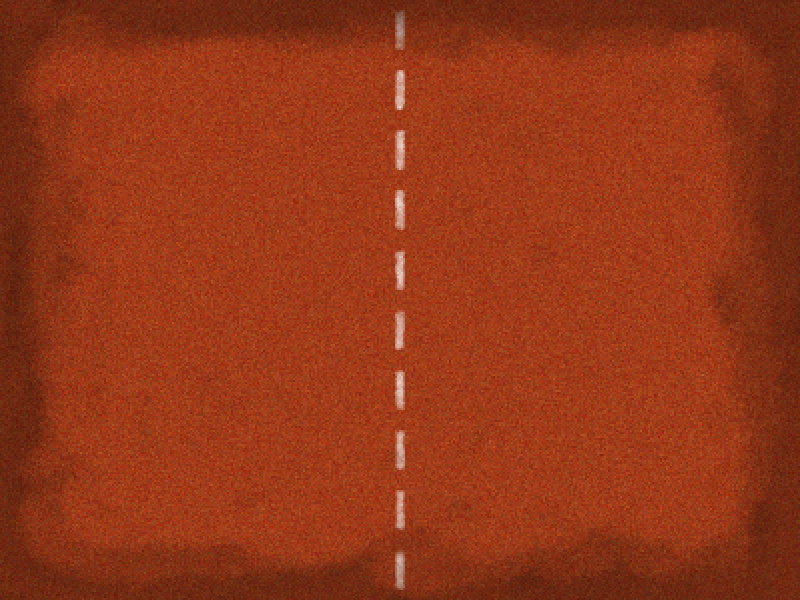
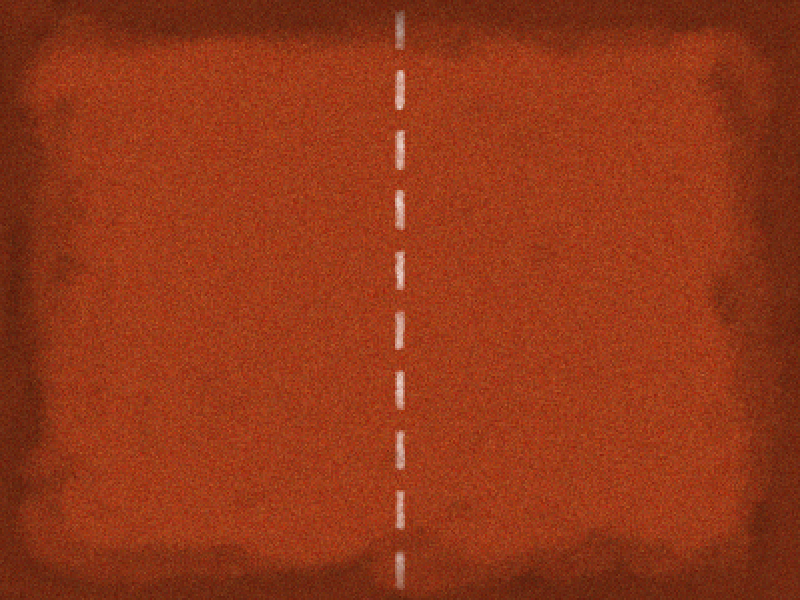
Layers edited between the first and the second (800, 600) image:
painted on "center line washed outcopy" over [395, 558, 405, 590]
